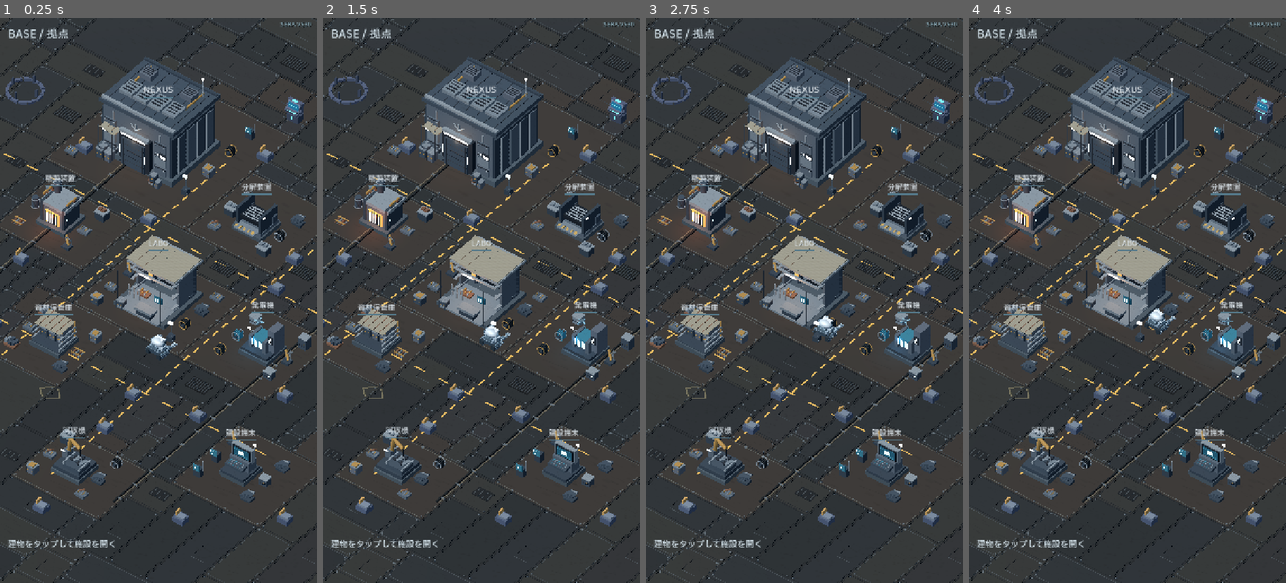
Above: before the commit, frames 1-4 (left to right).
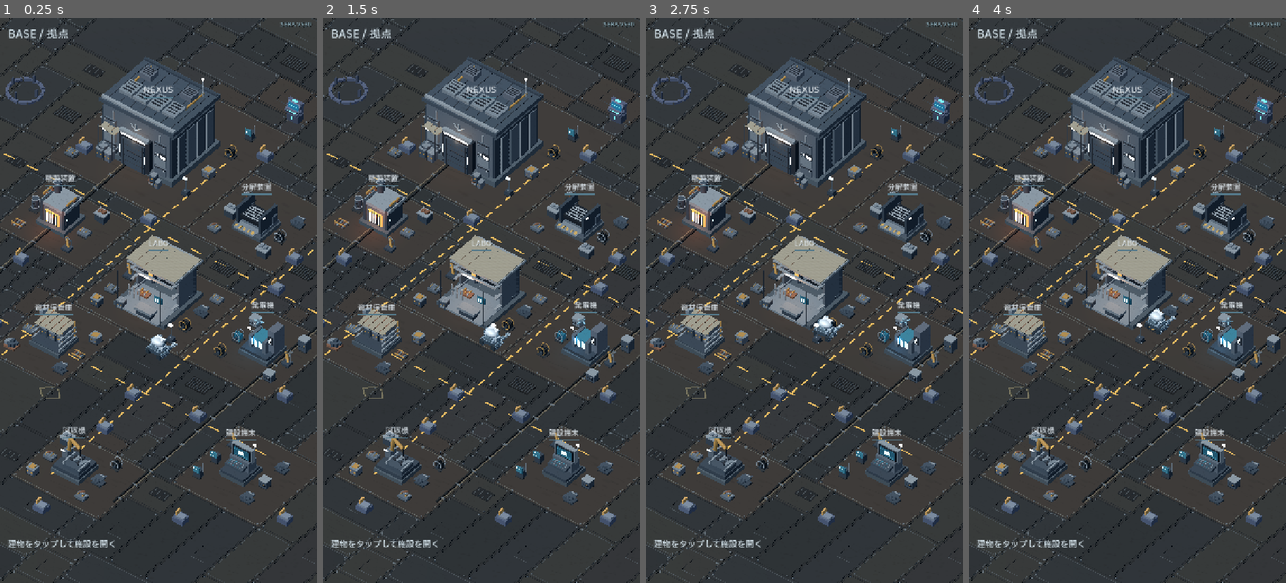
Above: after the commit, the same moments.

Repository: shejklgaia-png/-
Game: Godot game, scene res://scenes/base_exploration.tscn
Two runs of this game, one before a commit and one after it. Both use one fixed random seed, a clock stepped at 60 frames per second and the inputs below.
Inputs (mouse positions are in pixels of both pictures, inside the frame that each line leads up to):
- Up to frame 1 (0.25 s): no input
- Up to frame 2 (1.5 s): tap Enter at 0.5 s; move the mouse to (551, 272) at 0.52 s; hold Right (ui_right) 0.53-1.25 s; tap G at 0.6 s; click (551, 272) at 0.67 s; tap Space at 0.77 s; drag from (418, 328) to (465, 413) at 1.27 s
- Up to frame 3 (2.75 s): move the mouse to (836, 176) at 2.02 s; hold Right (ui_right) from 2.03 s (still down); tap J at 2.1 s
- Up to frame 4 (4 s): release Right (ui_right) at 2.75 s; drag from (1111, 413) to (1032, 215) at 2.77 s; move the mouse to (1222, 385) at 3.52 s; hold Left (ui_left) from 3.53 s (still down); tap Shift at 3.6 s; tap Space at 3.77 s

The runs differ from the first frame. In frame 1, 1.9% of the frame differs, in the area x 1-99%, y 17-87%; in frame 2, 1.9%; in frame 3, 1.9%; in frame 4, 1.9%.

Commit message:
fix(base): ground all 52 prop clusters to actual steel-deck elevation

Diff:
--- a/scripts/sera_base_clutter.gd
+++ b/scripts/sera_base_clutter.gd
@@ -3,6 +3,8 @@
 ## opaque/instanced facility Batch; no per-prop MeshInstance nodes or simulation.
 ## Stable local XZ positions preserve the single-panel slab and entrance clearance.
 
+# Ground-facing shapes are authored at real floor height (panel top is y=-0.03).
+const FLOOR_OFFSET: float = -0.16
 const FOOTPRINTS = {
     "antenna_case": Vector2(0.74, 0.68),
     "signal_console": Vector2(0.90, 0.78),
@@ -140,14 +142,14 @@
         offset: Vector3, size: Vector3, tint: String,
         angle: float = 0.0) -> void:
     g.box("Yard_" + name,
-        Vector3(at.x + offset.x * k, offset.y * k, at.y + offset.z * k),
+        Vector3(at.x + offset.x * k, offset.y * k + FLOOR_OFFSET, at.y + offset.z * k),
         size * k, tint, angle)
 
 static func _rod(g: Variant, name: String, at: Vector2, k: float,
         a: Vector3, b: Vector3, thickness: float, tint: String) -> void:
     g.rod("Yard_" + name,
-        Vector3(at.x + a.x * k, a.y * k, at.y + a.z * k),
-        Vector3(at.x + b.x * k, b.y * k, at.y + b.z * k),
+        Vector3(at.x + a.x * k, a.y * k + FLOOR_OFFSET, at.y + a.z * k),
+        Vector3(at.x + b.x * k, b.y * k + FLOOR_OFFSET, at.y + b.z * k),
         thickness * k, tint)
 
 static func _ring(g: Variant, name: String, at: Vector2, k: float,
@@ -162,11 +164,15 @@
     var tint: String = (
         "rust" if order % 7 == 2 else
         "armor_light" if order % 4 == 0 else "slate")
+    # A thin skid sits flush against the physical floor, independent of size.
+    var footprint: Vector2 = bounds_for(kind) * k
+    g.box("Yard_" + kind + "_skid", Vector3(at.x, -0.006, at.y),
+        Vector3(footprint.x * 0.75, 0.05, footprint.y * 0.74), "rubber")
     # Every kind has a distinct functional silhouette; repeats use subtly
     # different patina while staying inside the authored conservative bounds.
     match kind:
         "cargo_box":
-            g.crate(Vector3(at.x, 0.38 * k, at.y),
+            g.crate(Vector3(at.x, 0.38 * k + FLOOR_OFFSET, at.y),
                 Vector3(0.69, 0.55, 0.62) * k, order)
             _box(g, kind, at, k, Vector3(0, 0.72, 0),
                 Vector3(0.40, 0.06, 0.42), "gold")
